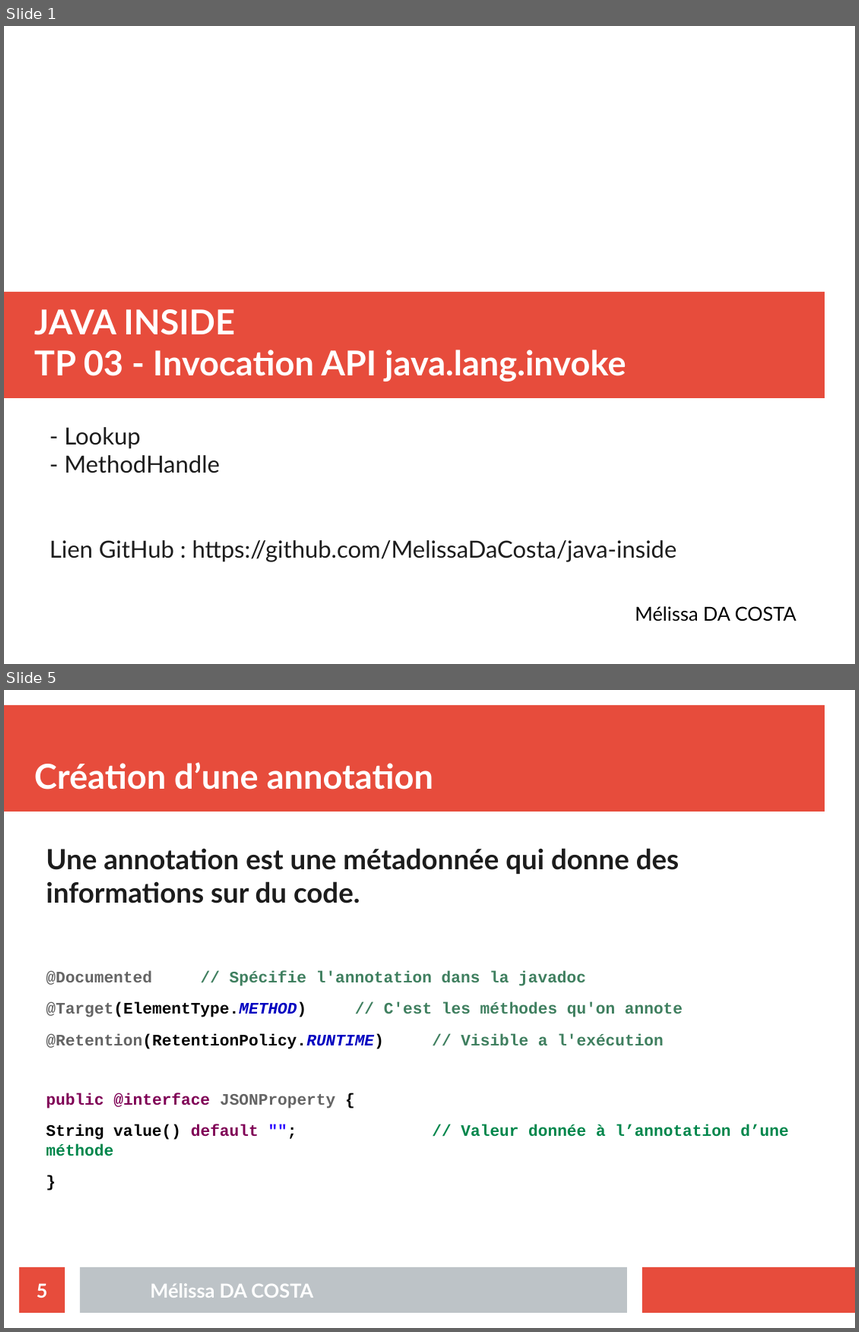
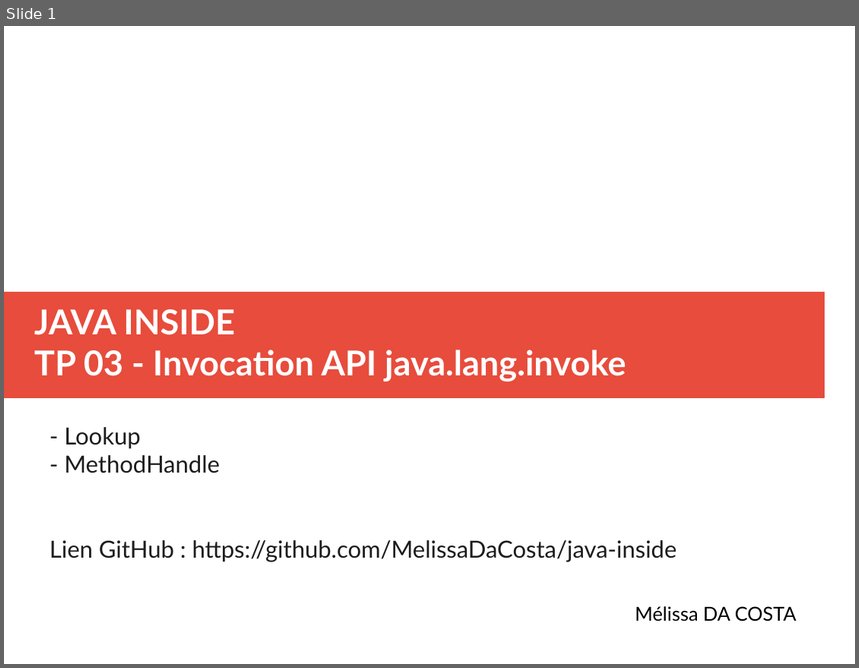
Before and after one commit to MelissaDaCosta/java-inside, a slide deck: lab3/Mélissa_DA_COSTA_slides_TP03.odp. Shown one above the other, each under a label of ours: slides 1 and 5 before the commit, slide 1 after it; the slides between them are not shown. The pictures are 859x1332 and 859x668 pixels, drawn with LibreOffice and Linux fonts; fonts in the diff are those of the drawing. Boxes give left, top, right and bottom in pixels: in the first picture for what was removed or moved away, otherwise in the second. Text is boxed around its words. In the diff, an @@ line names an element or a change of style, - is before the commit and + after.

```diff
--- a/lab3/Mélissa_DA_COSTA_slides_TP03.odp
+++ b/lab3/Mélissa_DA_COSTA_slides_TP03.odp
@@ slide 5 removed at <box>4,690,855,1328</box>, background #FFFFFF @@
@@ rectangle removed at <box>4,705,825,812</box> @@
@@ title removed at <box>34,762,433,790</box> @@
-Création d’une annotation
@@ text removed at <box>46,848,788,1140</box> @@
-Une annotation est une métadonnée qui donne des informations sur du code.
-@Documented // Spécifie l'annotation dans la javadoc
-@Target(ElementType.METHOD) // C'est les méthodes qu'on annote
-@Retention(RetentionPolicy.RUNTIME) // Visible a l'exécution
-public @interface JSONProperty {
-String value() default ""; // Valeur donnée à l’annotation d’une méthode
-}
@@ page number removed at <box>19,1268,65,1313</box> @@
-5
@@ rectangle removed at <box>80,1268,627,1313</box> @@
@@ rectangle removed at <box>643,1268,855,1313</box> @@
@@ text removed at <box>150,1284,313,1298</box> @@
-Mélissa DA COSTA
```
Also in this commit, not shown: 1 slide changed, 6 slides added, 4 other slides removed, 4 other files.
